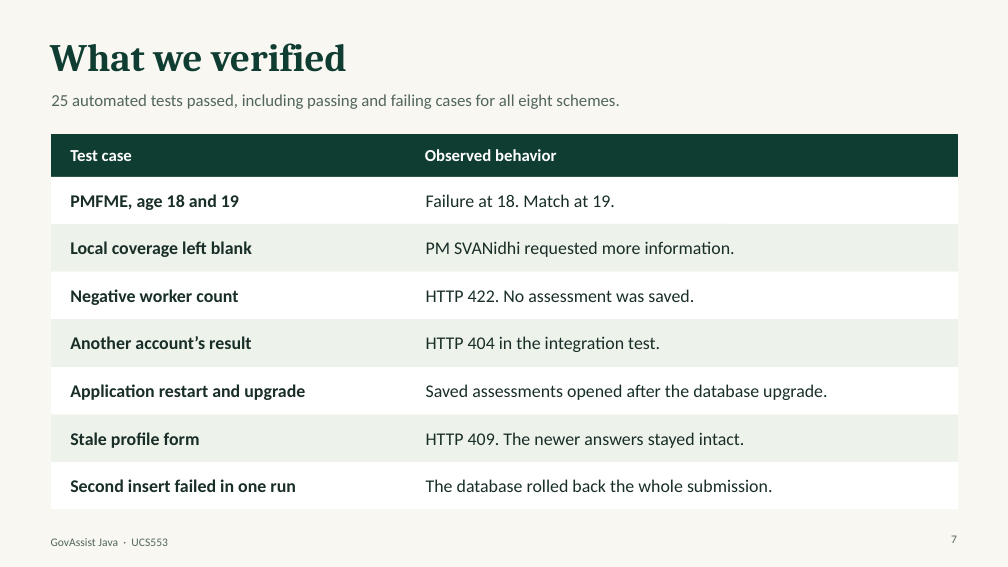
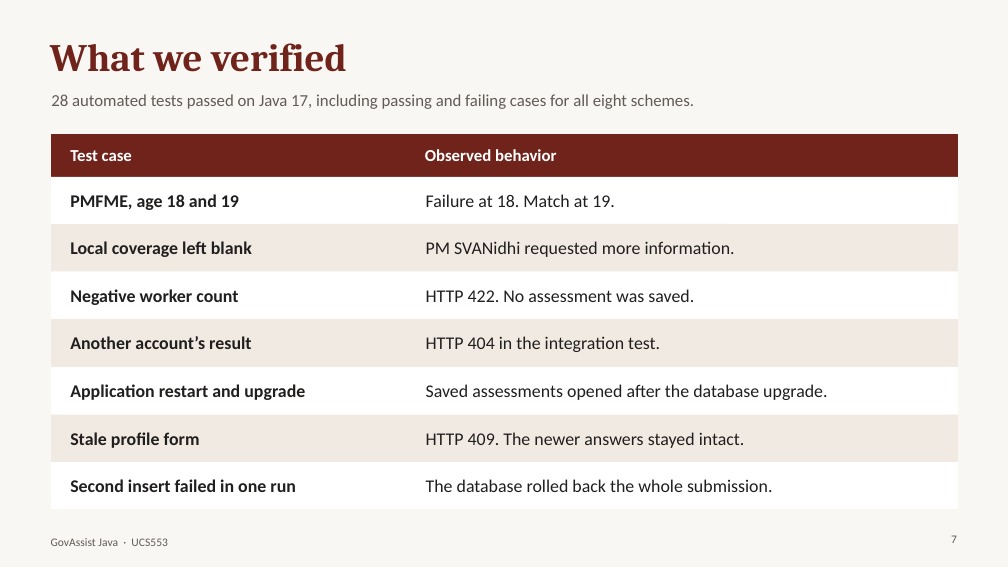
Before and after one commit to Shreyastacky/govassist-java, a slide deck: slide 7 of submission/GovAssist Java Presentation.pptx. Drawn at 1008x567 pixels with LibreOffice and Linux fonts; fonts in the diff are those of the drawing. Boxes give left, top, right and bottom in pixels: in the first picture for what was removed or moved away, otherwise in the second. Text is boxed around its words. In the diff, an @@ line names an element or a change of style, - is before the commit and + after.

Commit message:
Redesign GovAssist Java and add server-rendered Rule Lab

```diff
--- a/submission/GovAssist Java Presentation.pptx
+++ b/submission/GovAssist Java Presentation.pptx
@@ background #F8F7F1 to #F8F7F4 @@
@@ text "What we verified" at (x1=50, y1=43, x2=347, y2=72): text colour #103D32 to #70231A @@
@@ text at (x1=51, y1=94, x2=694, y2=109): text changed; text colour #52665C to #625B56 @@
-25 automated tests passed, including passing and failing cases for all eight schemes.
+28 automated tests passed on Java 17, including passing and failing cases for all eight schemes.
@@ rectangle at (x1=51, y1=135, x2=957, y2=176): fill #103D32 to #70231A; outline #103D32 0.65 pt to #70231A 0.65 pt @@
@@ fill #EDF2EB to #F0EAE2; outline #EDF2EB 0.65 pt to #F0EAE2 0.65 pt in 3 elements at (x1=51, y1=225, x2=957, y2=271), (x1=51, y1=320, x2=957, y2=366), (x1=51, y1=415, x2=957, y2=461) @@
@@ text colour #182E27 to #211F1E in 14 elements at (x1=70, y1=194, x2=239, y2=210), (x1=426, y1=194, x2=615, y2=207), (x1=70, y1=241, x2=252, y2=257), (x1=426, y1=241, x2=735, y2=257), (x1=70, y1=289, x2=238, y2=305), (x1=426, y1=289, x2=694, y2=302), (x1=70, y1=336, x2=251, y2=349), (x1=426, y1=336, x2=660, y2=352), (x1=70, y1=384, x2=305, y2=400), (x1=426, y1=384, x2=827, y2=400), (x1=70, y1=432, x2=200, y2=448), (x1=426, y1=432, x2=745, y2=448), (x1=70, y1=479, x2=296, y2=492), (x1=426, y1=479, x2=773, y2=492) @@
@@ text "GovAssist Java · UCS553" at (x1=51, y1=538, x2=167, y2=546): text colour #52665C to #625B56 @@
```
Also in this commit, not shown: 6 other slides changed, 1 slide added, 1 slide removed, 24 other files.
